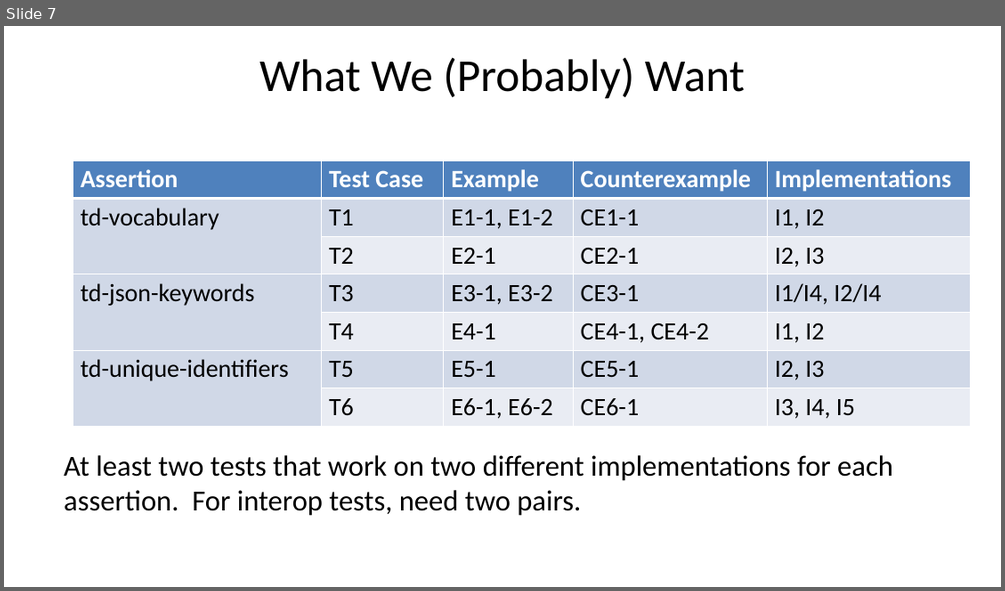
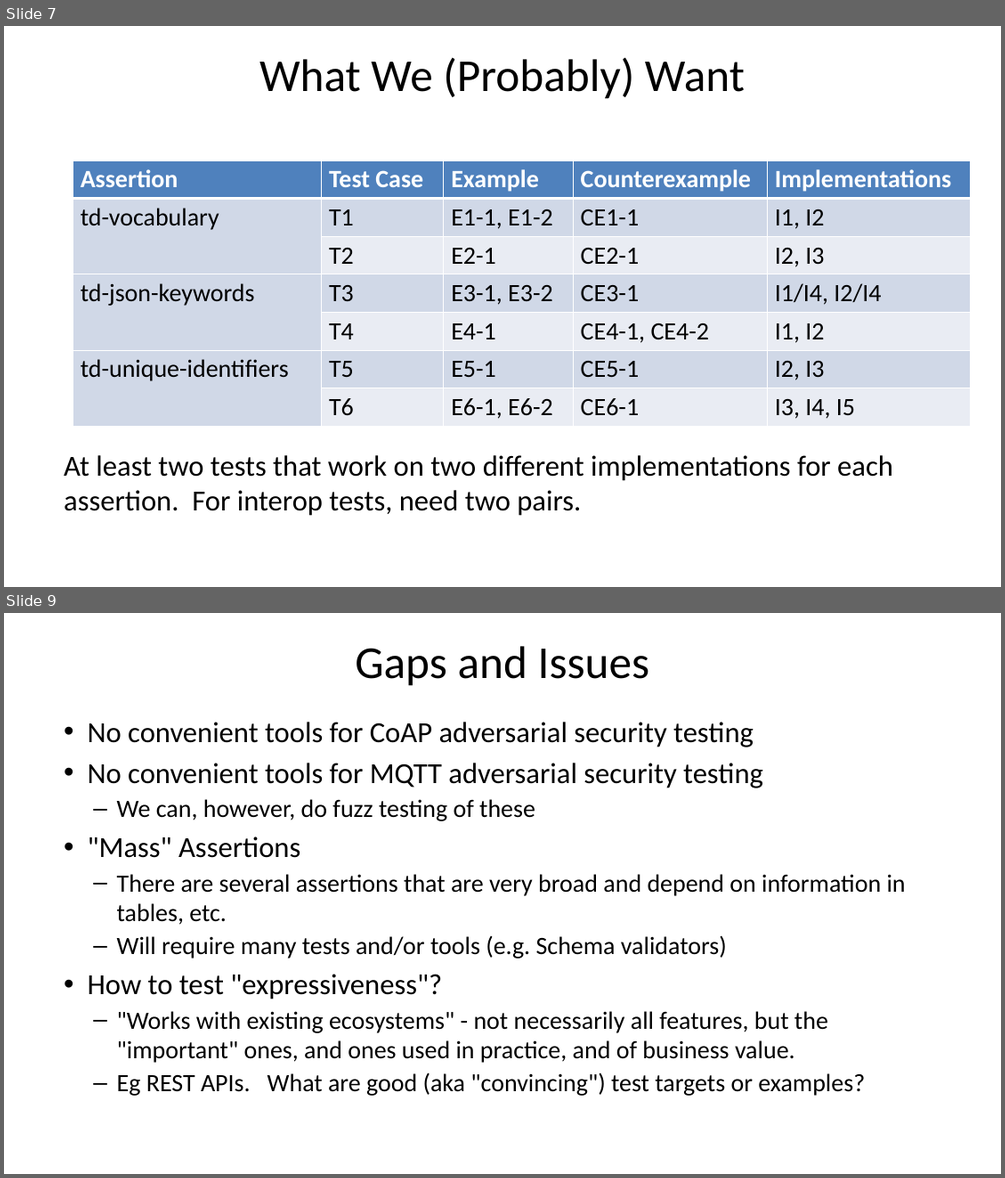
Before and after one commit to w3c/wot, a slide deck: testing/wot-test-plan-tpac-10-2018.pptx. Shown one above the other, each under a label of ours: slide 7 before the commit, slides 7 and 9 after it; the slides between them are not shown. The pictures are 1005x591 and 1005x1178 pixels, drawn with LibreOffice and Linux fonts; fonts in the diff are those of the drawing. Boxes give left, top, right and bottom in pixels: in the first picture for what was removed or moved away, otherwise in the second. Text is boxed around its words. In the diff, an @@ line names an element or a change of style, - is before the commit and + after.

Commit message:
Add files via upload
updates; gaps and issues, more in todo

```diff
--- a/testing/wot-test-plan-tpac-10-2018.pptx
+++ b/testing/wot-test-plan-tpac-10-2018.pptx
@@ slide 9 added at <box>4,613,1001,1174</box>, background #FFFFFF @@
@@ title added at <box>355,646,650,686</box>, 44 pt, text #000000 @@
+Gaps and Issues
@@ text added at <box>88,722,906,1095</box>, 24 pt, text #000000 @@
+• No convenient tools for CoAP adversarial security testing
+• No convenient tools for MQTT adversarial security testing
+  – We can, however, do fuzz testing of these
+• "Mass" Assertions
+  – There are several assertions that are very broad and depend on information in tables, etc.
+  – Will require many tests and/or tools (e.g. Schema validators)
+• How to test "expressiveness"?
+  – "Works with existing ecosystems" - not necessarily all features, but the "important" ones, and ones used in practice, and of business value.
+  – Eg REST APIs. What are good (aka "convincing") test targets or examples?
```
Also in this commit, not shown: 2 slides changed, 1 other slide added, 1 slide removed.
